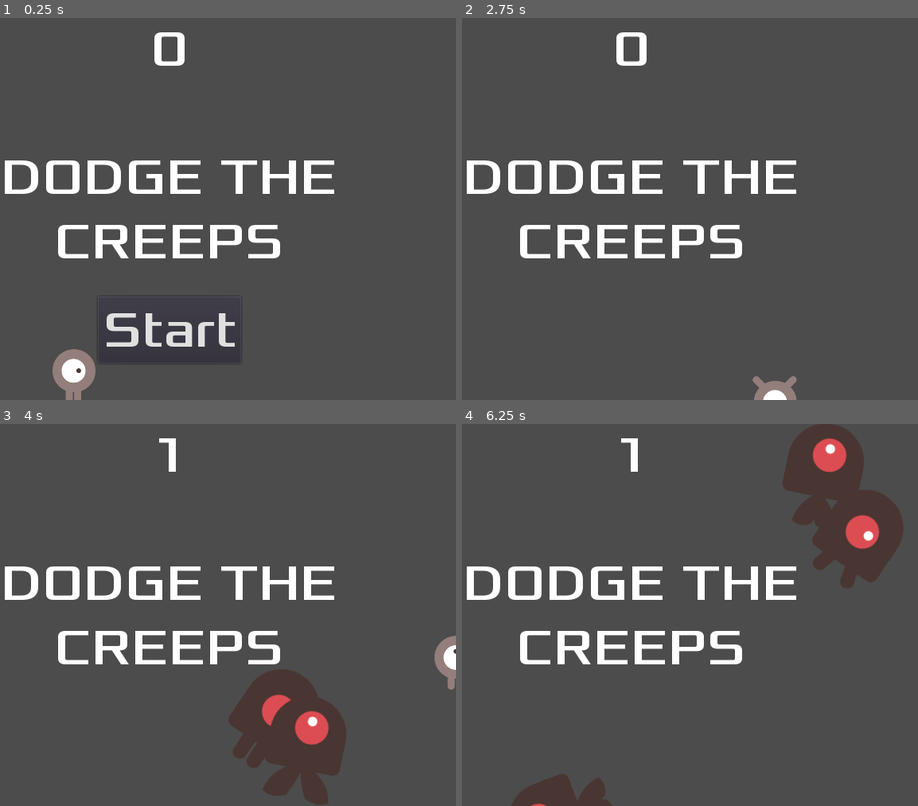
Above: before the commit, frames 1-4 (two rows, left to right).
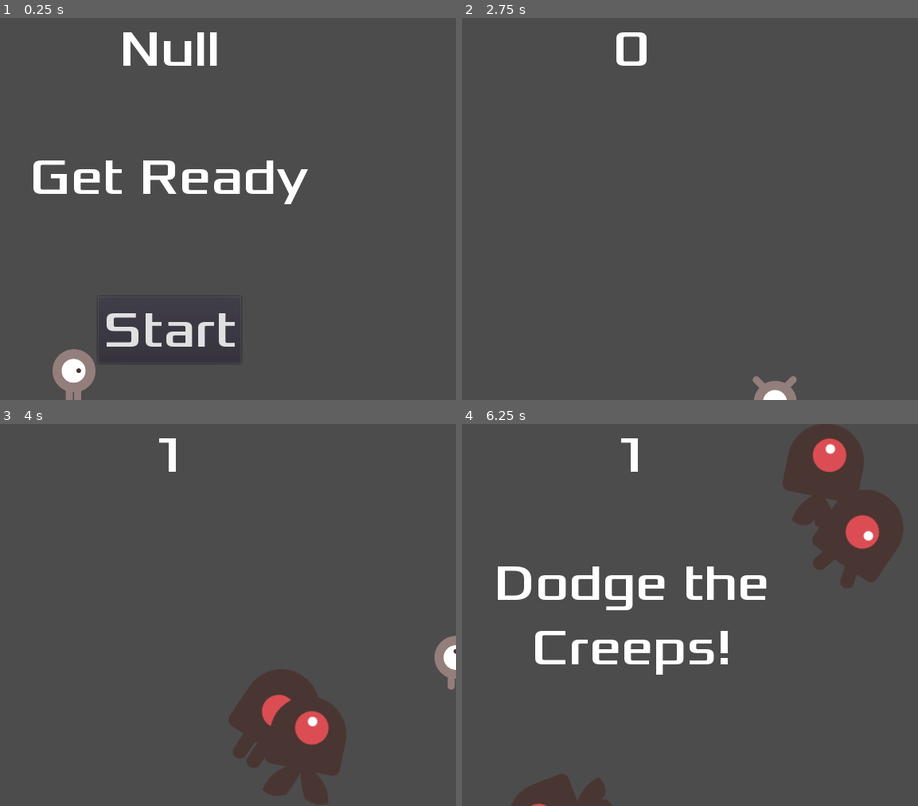
Above: after the commit, the same moments.

Repository: Peihaoo/Dodge-the-Creeps-
Game: Godot game, scene res://Main.tscn
The game is run twice, just before and just after one commit, with the same random seed, the same clock (stepped at 60 frames per second) and the same inputs.
Inputs:
- Up to frame 1 (0.25 s): no input
- Up to frame 2 (2.75 s): click "Start" at 0.5 s; tap Enter at 1.25 s; hold Right (move_right) 1.28-2.03 s; hold Down (move_down) from 2.03 s (still down)
- Up to frame 3 (4 s): release Down (move_down) at 2.78 s; hold Right (move_right) 2.78-3.53 s; hold Up (move_up) from 3.53 s (still down)
- Up to frame 4 (6.25 s): release Up (move_up) at 4.28 s; hold Left (move_left) 4.28-5.78 s; hold Down (move_down) from 5.78 s (still down)

The runs differ from the first frame. In frame 1, 6.3% of the frame differs, in the area x 1-74%, y 3-63%; in frame 2, 4.5%; in frame 3, 4.5%; in frame 4, 5.8%.
Error before the commit: Invalid set index 'text' (on base: 'null instance') with value of type 'String'. (res://HUD.gd:6)

Commit message:
Joc jugable V2

Diff:
--- a/Godot_file/HUD.gd
+++ b/Godot_file/HUD.gd
@@ -3,16 +3,16 @@
 signal start_game
 
 func show_message(text):
-	$Message.text = text
-	$Message.show()
+	$Missatge.text = text
+	$Missatge.show()
 	$MessageTimer.start()
 
 func show_game_over():
 	show_message("Game Over")
 	# Espereu fins que el MessageTimer hagi acabat de comptar.
 	yield($MessageTimer, "timeout")
-	$Message.text = "Dodge the\nCreeps!"
-	$Message.show()
+	$Missatge.text = "Dodge the\nCreeps!"
+	$Missatge.show()
 	# Feu un temporitzador one-shot i espereu que acabi.
 	yield(get_tree().create_timer(1), "timeout")
 	$StartButton.show()
@@ -21,7 +21,7 @@
 	$ScoreLabel.text = str(score)
 
 func _on_MessageTimer_timeout():
-	$Message.hide()
+	$Missatge.hide()
 
 func _on_StartButton_pressed():
 	$StartButton.hide()
--- a/Godot_file/Main.gd
+++ b/Godot_file/Main.gd
@@ -12,11 +12,12 @@
 	$HUD.show_game_over()
 
 func new_game():
+	get_tree().call_group("mobs", "queue_free")
+	$HUD.update_score(score)
+	$HUD.show_message("Get Ready")
 	score = 0
 	$Player.start($StartPosition.position)
 	$StartTimer.start()
-	$HUD.update_score(score)
-	$HUD.show_message("Get Ready")
 
 func _on_MobTimer_timeout():
 	# Crea una nova instància de l'escena Mob.
--- a/Godot_file/Mob.tscn
+++ b/Godot_file/Mob.tscn
@@ -30,7 +30,7 @@
 radius = 48.0
 height = 24.0
 
-[node name="Mob" type="RigidBody2D"]
+[node name="Mob" type="RigidBody2D" groups=["mobs"]]
 position = Vector2( 85, 85 )
 scale = Vector2( 0.75, 0.75 )
 collision_mask = 0
